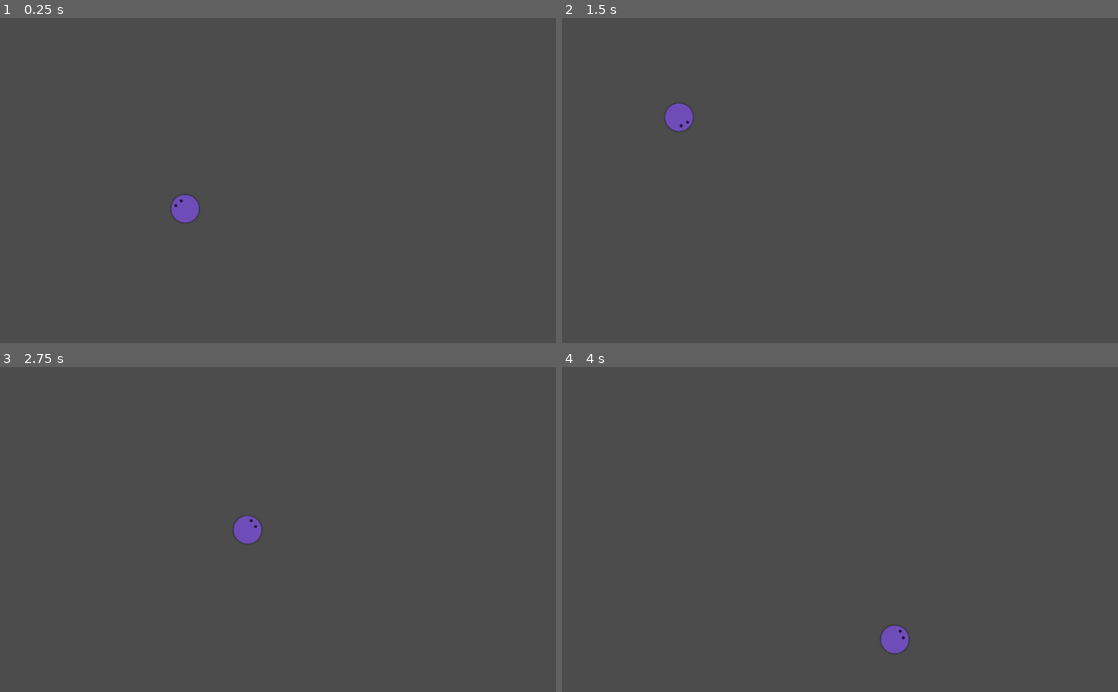
Above: before the commit, frames 1-4 (two rows, left to right).
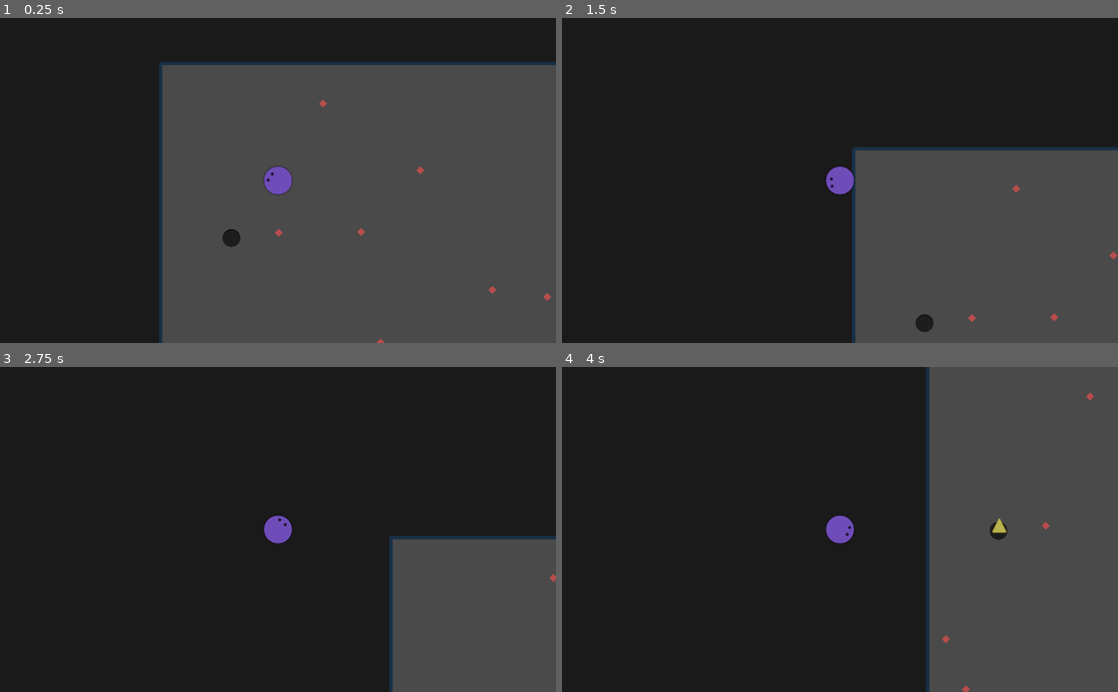
Above: after the commit, the same moments.

Repository: IntroPV/2020s2-resolucion-minion-1
Game: Godot game, scene res://Main.tscn
Same seed, same stepped clock (60 frames per second), same inputs: the game is played once before the commit and once after it. Before the commit the project has no main scene; this scene is started directly in both runs.
Inputs (mouse positions are in pixels of both pictures, inside the frame that each line leads up to):
- Up to frame 1 (0.25 s): no input
- Up to frame 2 (1.5 s): tap Enter (ui_accept) at 0.5, 0.77 s; move the mouse to (962, 164) at 0.52 s; move the mouse to (728, 196) at 1.27 s
- Up to frame 3 (2.75 s): tap Enter (ui_accept) at 1.52 s; move the mouse to (333, 458) at 2.02 s
- Up to frame 4 (4 s): move the mouse to (812, 594) at 2.77 s; tap Enter (ui_accept) at 3.02, 3.77 s; move the mouse to (1006, 578) at 3.52 s

The runs differ from the first frame. In frame 1, 40% of the frame differs, in the area x 0-100%, y 0-100%; in frame 2, 72%; in frame 3, 86%; in frame 4, 66%.

Commit message:
Rombos + Spawner de Rombos + Triangulos + Single spawner de triangulos

Diff:
--- /dev/null
+++ b/Main.gd
@@ -0,0 +1,4 @@
+extends Node
+
+func _ready():
+	$TriangleSpawner.player = $Violeta
--- a/Main.tscn
+++ b/Main.tscn
@@ -1,21 +1,36 @@
-[gd_scene load_steps=4 format=2]
+[gd_scene load_steps=7 format=2]
 
-[ext_resource path="res://Violeta.gd" type="Script" id=1]
-[ext_resource path="res://assets/violeta.png" type="Texture" id=2]
-
-[sub_resource type="CircleShape2D" id=1]
-radius = 109.433
+[ext_resource path="res://model/Violeta.tscn" type="PackedScene" id=1]
+[ext_resource path="res://SpawnArea.gd" type="Script" id=2]
+[ext_resource path="res://assets/bg.png" type="Texture" id=4]
+[ext_resource path="res://assets/agujero.png" type="Texture" id=5]
+[ext_resource path="res://TriangleSpawner.gd" type="Script" id=6]
+[ext_resource path="res://Main.gd" type="Script" id=7]
 
 [node name="Main" type="Node"]
+script = ExtResource( 7 )
 
-[node name="Violeta" type="Area2D" parent="."]
-position = Vector2( 375.719, 388.07 )
-scale = Vector2( 0.236254, 0.236254 )
-script = ExtResource( 1 )
+[node name="SpawnArea" type="Sprite" parent="."]
+position = Vector2( -1.68176, -3.36359 )
+scale = Vector2( 0.8, 0.8 )
+texture = ExtResource( 4 )
+centered = false
+region_rect = Rect2( 0, 0, 1000, 1000 )
+script = ExtResource( 2 )
 
-[node name="Sprite" type="Sprite" parent="Violeta"]
-rotation = 0.492899
-texture = ExtResource( 2 )
+[node name="Violeta" parent="." instance=ExtResource( 1 )]
+position = Vector2( 260.923, 241.238 )
 
-[node name="CollisionShape2D" type="CollisionShape2D" parent="Violeta"]
-shape = SubResource( 1 )
+[node name="Camera2D" type="Camera2D" parent="Violeta"]
+current = true
+
+[node name="TriangleSpawner" type="Sprite" parent="."]
+position = Vector2( 132.021, 322.063 )
+scale = Vector2( 0.12173, 0.12173 )
+texture = ExtResource( 5 )
+script = ExtResource( 6 )
+
+[node name="Timer" type="Timer" parent="TriangleSpawner"]
+wait_time = 4.0
+autostart = true
+[connection signal="timeout" from="TriangleSpawner/Timer" to="TriangleSpawner" method="_on_Timer_timeout"]
--- /dev/null
+++ b/SpawnArea.gd
@@ -0,0 +1,34 @@
+extends Sprite
+
+var max_rombos = 12
+
+onready var Rombo = preload("res://model/Rombo.tscn")
+
+var remaining_rombos = 0
+
+func _ready():
+	randomize()
+	_populate_rombos()
+
+
+func _populate_rombos():
+
+	for i in range(0, max_rombos):
+		var col_width = texture.get_width()/max_rombos
+		var start_col = col_width * i
+		var offset = randi() % col_width
+		var pos_y = randi() % (texture.get_height() - 100) + 50
+
+		var rombo = Rombo.instance()
+		add_child(rombo)
+		rombo.position = Vector2(start_col+offset, pos_y)
+		rombo.connect("fue_comido", self, "_on_rombo_eaten", [rombo])
+
+	remaining_rombos = max_rombos
+
+func _on_rombo_eaten(rombo:Rombo):
+	rombo.remove()
+	remaining_rombos -= 1
+
+	if remaining_rombos == 0:
+		_populate_rombos()
--- /dev/null
+++ b/TriangleSpawner.gd
@@ -0,0 +1,13 @@
+extends Node2D
+
+onready var Triangulo = preload("res://model/Triangulo.tscn")
+
+var player:Violeta
+
+func _ready():
+	pass # Replace with function body.
+
+func _on_Timer_timeout():
+	var triangulo = Triangulo.instance()
+	triangulo.player = player
+	add_child(triangulo)
--- /dev/null
+++ b/model/Rombo.gd
@@ -0,0 +1,13 @@
+extends Area2D
+
+class_name Rombo
+
+signal fue_comido
+
+func remove():
+	get_parent().remove_child(self)
+	queue_free()
+
+func _on_Rombo_area_shape_entered(area_id, area, area_shape, self_shape):
+	if area.is_in_group("Eaters"):
+		emit_signal("fue_comido")
--- /dev/null
+++ b/model/Rombo.tscn
@@ -0,0 +1,25 @@
+[gd_scene load_steps=4 format=2]
+
+[ext_resource path="res://assets/rombo.png" type="Texture" id=1]
+[ext_resource path="res://model/Rombo.gd" type="Script" id=2]
+
+[sub_resource type="CircleShape2D" id=1]
+radius = 7.48021
+
+[node name="Rombo" type="Area2D"]
+collision_layer = 2
+script = ExtResource( 2 )
+
+[node name="CollisionShape2D" type="CollisionShape2D" parent="."]
+shape = SubResource( 1 )
+__meta__ = {
+"_edit_lock_": true
+}
+
+[node name="Sprite" type="Sprite" parent="."]
+scale = Vector2( 0.190914, 0.190914 )
+texture = ExtResource( 1 )
+__meta__ = {
+"_edit_lock_": true
+}
+[connection signal="area_shape_entered" from="." to="." method="_on_Rombo_area_shape_entered"]
--- /dev/null
+++ b/model/Triangulo.gd
@@ -0,0 +1,26 @@
+extends Area2D
+
+const MAX_SPEED = 60
+const ACCEL = 1
+
+var player:Violeta
+
+var velocity = Vector2.ZERO
+
+
+func _ready():
+	pass # Replace with function body.
+
+func _physics_process(delta):
+	var player_pos = player.global_position
+	var dir = player_pos - global_position
+	velocity += dir * ACCEL * delta
+
+	if velocity.length() > MAX_SPEED:
+		velocity = velocity.normalized() * MAX_SPEED
+
+	position += velocity
+
+
+func _on_Triangulo_area_shape_entered(area_id, area, area_shape, self_shape):
+	get_tree().reload_current_scene()
--- /dev/null
+++ b/model/Triangulo.tscn
@@ -0,0 +1,19 @@
+[gd_scene load_steps=3 format=2]
+
+[ext_resource path="res://assets/triangulo.png" type="Texture" id=1]
+[ext_resource path="res://model/Triangulo.gd" type="Script" id=2]
+
+[node name="Triangulo" type="Area2D"]
+position = Vector2( 11.5156, -84.6379 )
+scale = Vector2( 8.21487, 8.21487 )
+collision_layer = 4
+script = ExtResource( 2 )
+
+[node name="Sprite" type="Sprite" parent="."]
+scale = Vector2( 0.242899, 0.242899 )
+texture = ExtResource( 1 )
+
+[node name="CollisionPolygon2D" type="CollisionPolygon2D" parent="."]
+position = Vector2( -263.963, -309.874 )
+polygon = PoolVector2Array( 263.894, 299.186, 252.509, 322.429, 275.634, 322.606 )
+[connection signal="area_shape_entered" from="." to="." method="_on_Triangulo_area_shape_entered"]
--- a/Violeta.gd
+++ b/model/Violeta.gd
@@ -1,4 +1,6 @@
 extends Area2D
+
+class_name Violeta
 
 const SPEED = 200
 const DASHING_MULTIPLIER = 3
--- /dev/null
+++ b/model/Violeta.tscn
@@ -0,0 +1,22 @@
+[gd_scene load_steps=4 format=2]
+
+[ext_resource path="res://model/Violeta.gd" type="Script" id=1]
+[ext_resource path="res://assets/violeta.png" type="Texture" id=2]
+
+[sub_resource type="CircleShape2D" id=1]
+radius = 109.433
+
+[node name="Violeta" type="Area2D" groups=[
+"Eaters",
+]]
+position = Vector2( 375.719, 388.07 )
+scale = Vector2( 0.236254, 0.236254 )
+collision_mask = 6
+script = ExtResource( 1 )
+
+[node name="Sprite" type="Sprite" parent="."]
+rotation = 0.492899
+texture = ExtResource( 2 )
+
+[node name="CollisionShape2D" type="CollisionShape2D" parent="."]
+shape = SubResource( 1 )
--- a/project.godot
+++ b/project.godot
@@ -8,16 +8,35 @@
 
 config_version=4
 
-_global_script_classes=[  ]
+_global_script_classes=[ {
+"base": "Area2D",
+"class": "Rombo",
+"language": "GDScript",
+"path": "res://model/Rombo.gd"
+}, {
+"base": "Area2D",
+"class": "Violeta",
+"language": "GDScript",
+"path": "res://model/Violeta.gd"
+} ]
 _global_script_class_icons={
-
+"Rombo": "",
+"Violeta": ""
 }
 
 [application]
 
 config/name="The Official Minion"
+run/main_scene="res://Main.tscn"
 config/icon="res://icon.png"
+
+[layer_names]
+
+2d_physics/layer_1="Violeta"
+2d_physics/layer_2="Rombos"
+2d_physics/layer_3="Triangulos"
 
 [rendering]
 
+environment/default_clear_color=Color( 0.105882, 0.105882, 0.105882, 1 )
 environment/default_environment="res://default_env.tres"
Binary file added: assets/bg.png
Not shown, added: assets/bg.png.import
